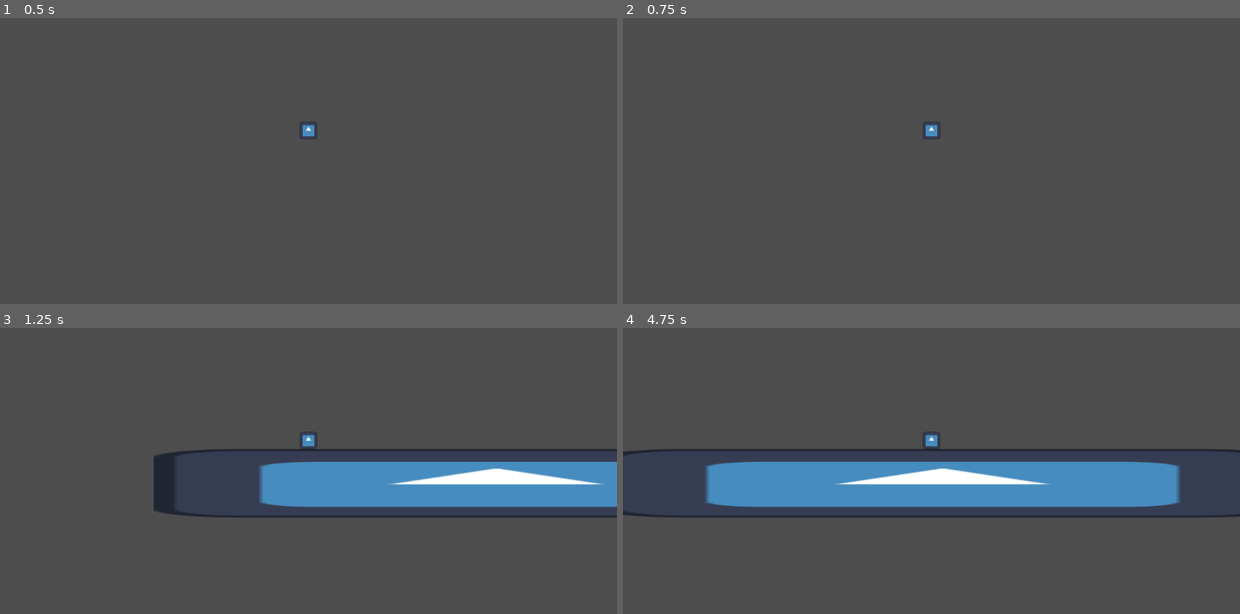
Above: before the commit, frames 1-4 (two rows, left to right).
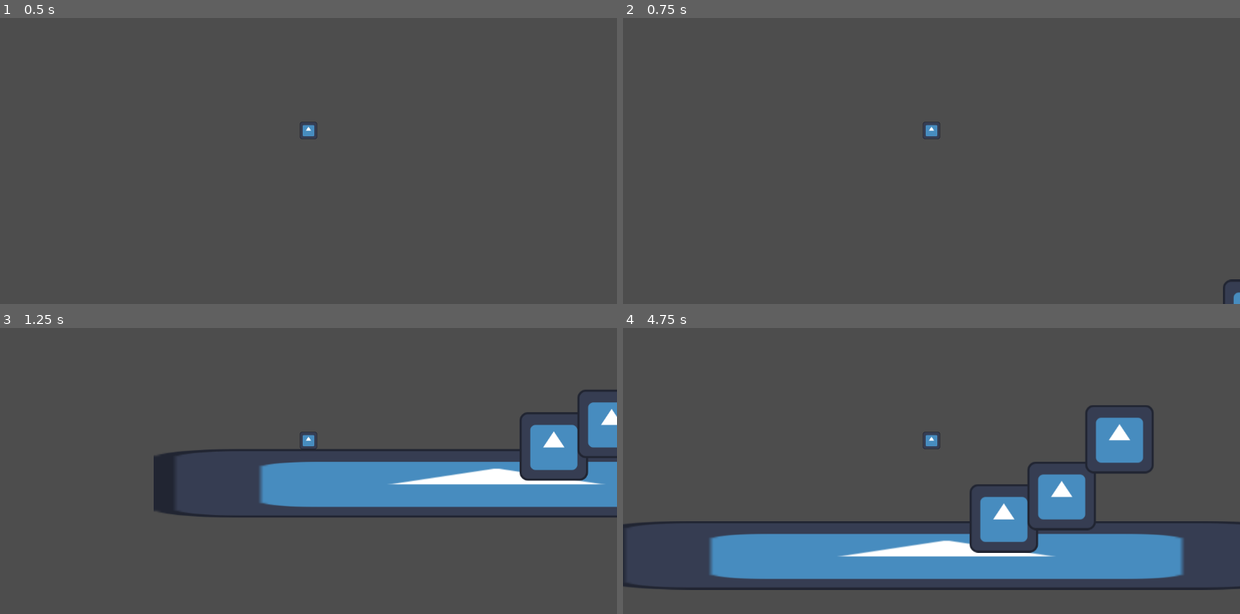
Above: after the commit, the same moments.

Repository: StevenHPatrick/group_platformer_game
Game: Godot game, scene res://scenes/world.tscn
Two runs of this game, one before a commit and one after it. Both use one fixed random seed, a clock stepped at 60 frames per second and the inputs below. The project has no main scene, so this scene is started directly. The engine's default icon, where the game draws it, is replaced by a stand-in: a white triangle on a blue panel in a dark square.
Inputs:
- Up to frame 1 (0.5 s): no input
- Up to frame 2 (0.75 s): tap Enter at 0.5 s; hold Right (ui_right) from 0.53 s (still down); tap Up (ui_up) at 0.6 s
- Up to frame 3 (1.25 s): keep holding Right (ui_right); tap Up (ui_up) at 0.77, 1.07 s
- Up to frame 4 (4.75 s): tap Up (ui_up) at 1.35, 1.52, 1.82, 2.1, 2.85, 3.02, 3.32, 3.6, 3.77, 4.07, 4.35, 4.52 s; release Right (ui_right) at 2.03 s; hold Left (ui_left) 2.03-2.78 s; hold Right (ui_right) 2.78-4.28 s; hold Left (ui_left) from 4.28 s (still down)

Frame 1 is identical in both runs. In frame 2, less than 0.1% of the frame differs, in the area x 97-100%, y 91-100%; in frame 3, 2.6%; in frame 4, 29%, in the area x 0-100%, y 27-92%.

Commit message:
Added exported variables to player

Diff:
--- a/scenes/world.tscn
+++ b/scenes/world.tscn
@@ -10,3 +10,12 @@
 [node name="platform" parent="." instance=ExtResource("2_fkq3r")]
 position = Vector2(561, 681)
 scale = Vector2(10, 1)
+
+[node name="platform2" parent="." instance=ExtResource("2_fkq3r")]
+position = Vector2(668, 612)
+
+[node name="platform3" parent="." instance=ExtResource("2_fkq3r")]
+position = Vector2(776, 570)
+
+[node name="platform4" parent="." instance=ExtResource("2_fkq3r")]
+position = Vector2(884, 464)
--- a/scripts/player.gd
+++ b/scripts/player.gd
@@ -1,8 +1,8 @@
 extends CharacterBody2D
 
 
-const SPEED = 300.0
-const JUMP_VELOCITY = -400.0
+@export var speed = 300.0
+@export var jump_velocity = -400.0
 
 func _physics_process(delta: float) -> void:
 	# Add the gravity.
@@ -11,14 +11,14 @@
 
 	# Handle jump.
 	if Input.is_action_just_pressed("ui_up") and is_on_floor():
-		velocity.y = JUMP_VELOCITY
+		velocity.y = jump_velocity
 
 	# Get the input direction and handle the movement/deceleration.
 	# As good practice, you should replace UI actions with custom gameplay actions.
 	var direction := Input.get_axis("ui_left", "ui_right")
 	if direction:
-		velocity.x = direction * SPEED
+		velocity.x = direction * speed
 	else:
-		velocity.x = move_toward(velocity.x, 0, SPEED)
+		velocity.x = move_toward(velocity.x, 0, speed)
 
 	move_and_slide()
